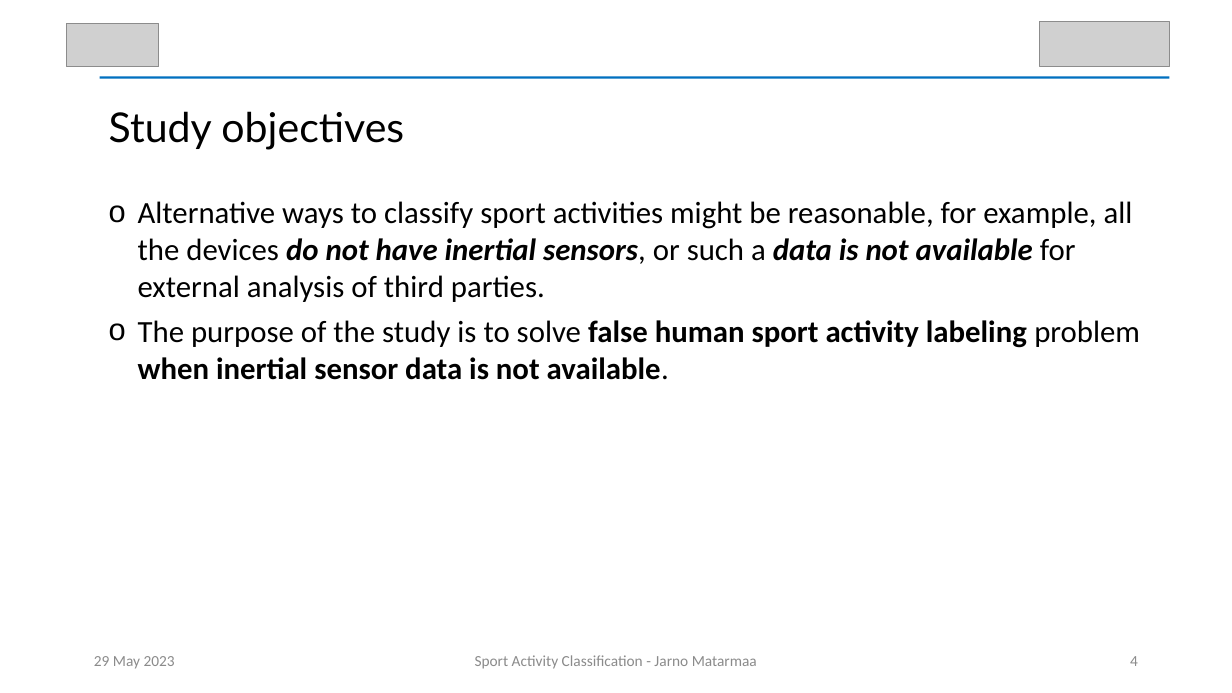
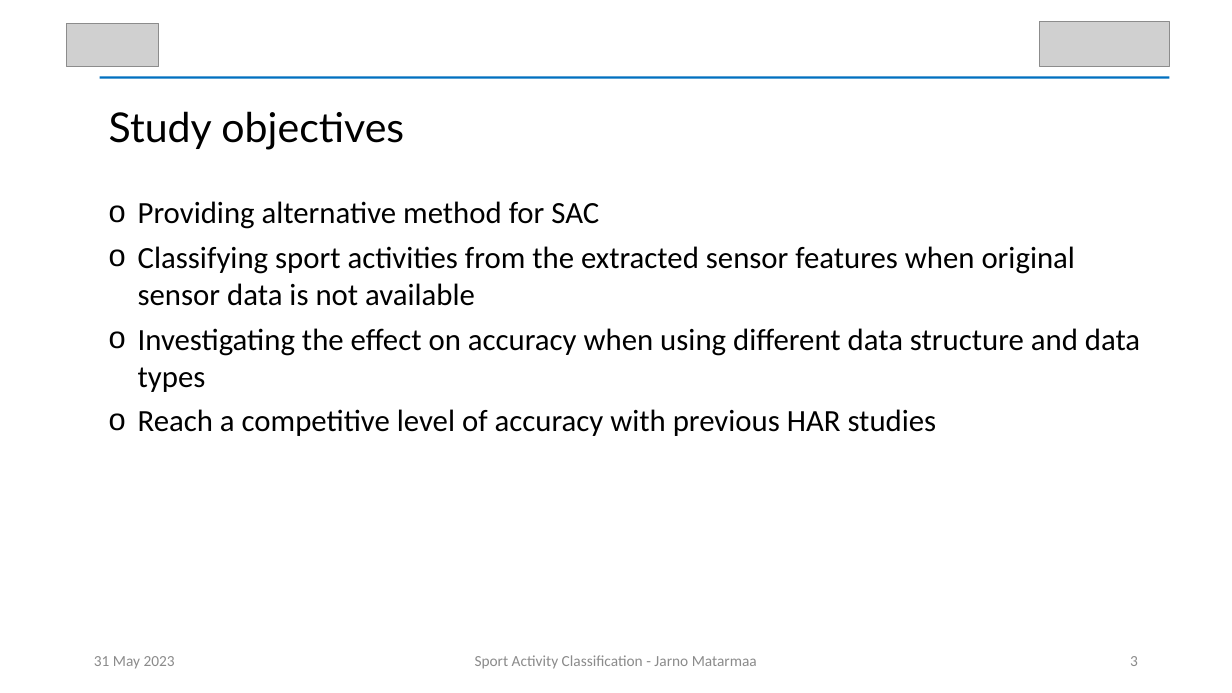
Before and after one commit to JABE22/MasterProject, a slide deck: slide 3 of presentation/SAC_Thesis_Presentation.pptx (slide 4 before the commit). Drawn at 1232x693 pixels with LibreOffice and Linux fonts; fonts in the diff are those of the drawing; grey boxes stand for pictures. Boxes give left, top, right and bottom in pixels: in the first picture for what was removed or moved away, otherwise in the second. Text is boxed around its words. In the diff, an @@ line names an element or a change of style, - is before the commit and + after.

```diff
--- a/presentation/SAC_Thesis_Presentation.pptx
+++ b/presentation/SAC_Thesis_Presentation.pptx
@@ text at bbox=[138, 201, 1140, 436]: text changed @@
-o Alternative ways to classify sport activities might be reasonable, for example, all the devices do not have inertial sensors, or such a data is not available for external analysis of third parties.
-o The purpose of the study is to solve false human sport activity labeling problem when inertial sensor data is not available.
+o Providing alternative method for SAC
+o Classifying sport activities from the extracted sensor features when original sensor data is not available
+o Investigating the effect on accuracy when using different data structure and data types
+o Reach a competitive level of accuracy with previous HAR studies
@@ text at bbox=[94, 656, 175, 669]: text changed @@
-29 May 2023
+31 May 2023
@@ page number at bbox=[1130, 656, 1138, 666]: text changed @@
-4
+3
```
Also in this commit, not shown: 18 other slides changed.
